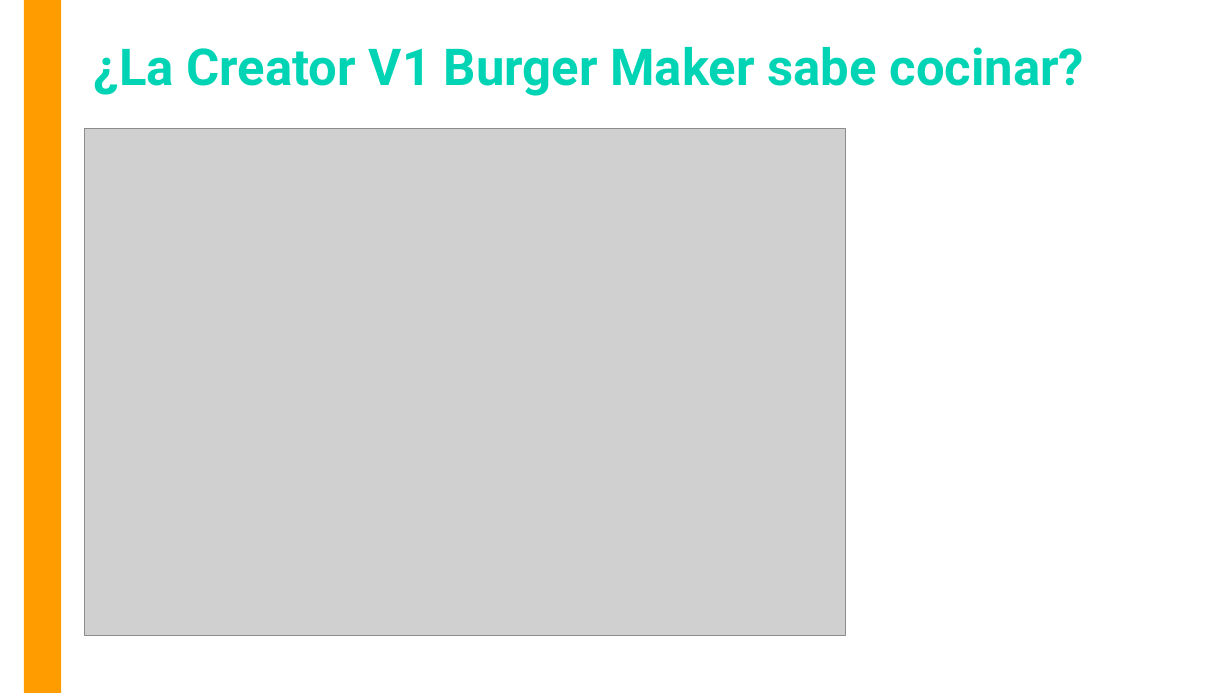
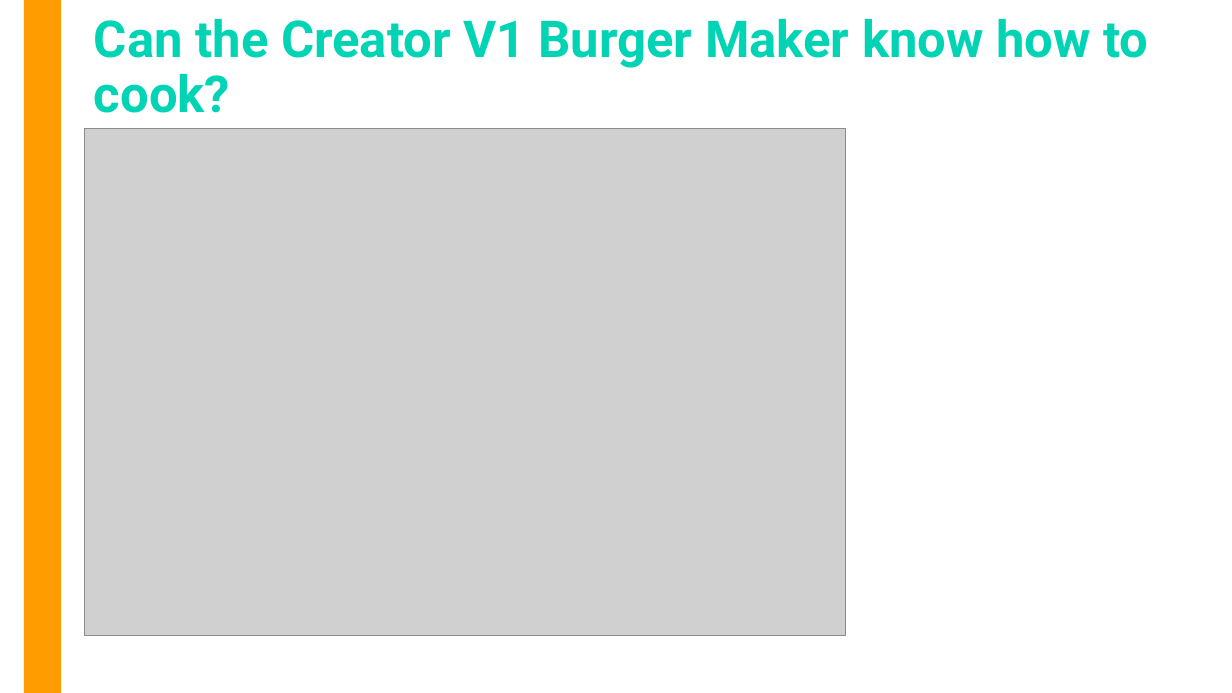
Before and after one commit to OMardil/CS1_2023_EN, a slide deck: slide 7 of MOD03-Algorithms/01 Presentacion/MOD3-Algoritmos_y_Diagramas.pptx. Drawn at 1232x693 pixels with LibreOffice and Linux fonts; fonts in the diff are those of the drawing; grey boxes stand for pictures. Boxes give left, top, right and bottom in pixels: in the first picture for what was removed or moved away, otherwise in the second. Text is boxed around its words. In the diff, an @@ line names an element or a change of style, - is before the commit and + after.

```diff
--- a/MOD03-Algorithms/01 Presentacion/MOD3-Algoritmos_y_Diagramas.pptx
+++ b/MOD03-Algorithms/01 Presentacion/MOD3-Algoritmos_y_Diagramas.pptx
@@ title at [94,19,1148,113]: text changed @@
-¿La Creator V1 Burger Maker sabe cocinar?
+Can the Creator V1 Burger Maker know how to cook?
```
Also in this commit, not shown: 2 other slides changed, 1 slide added, 1 slide removed, 3 other files.
